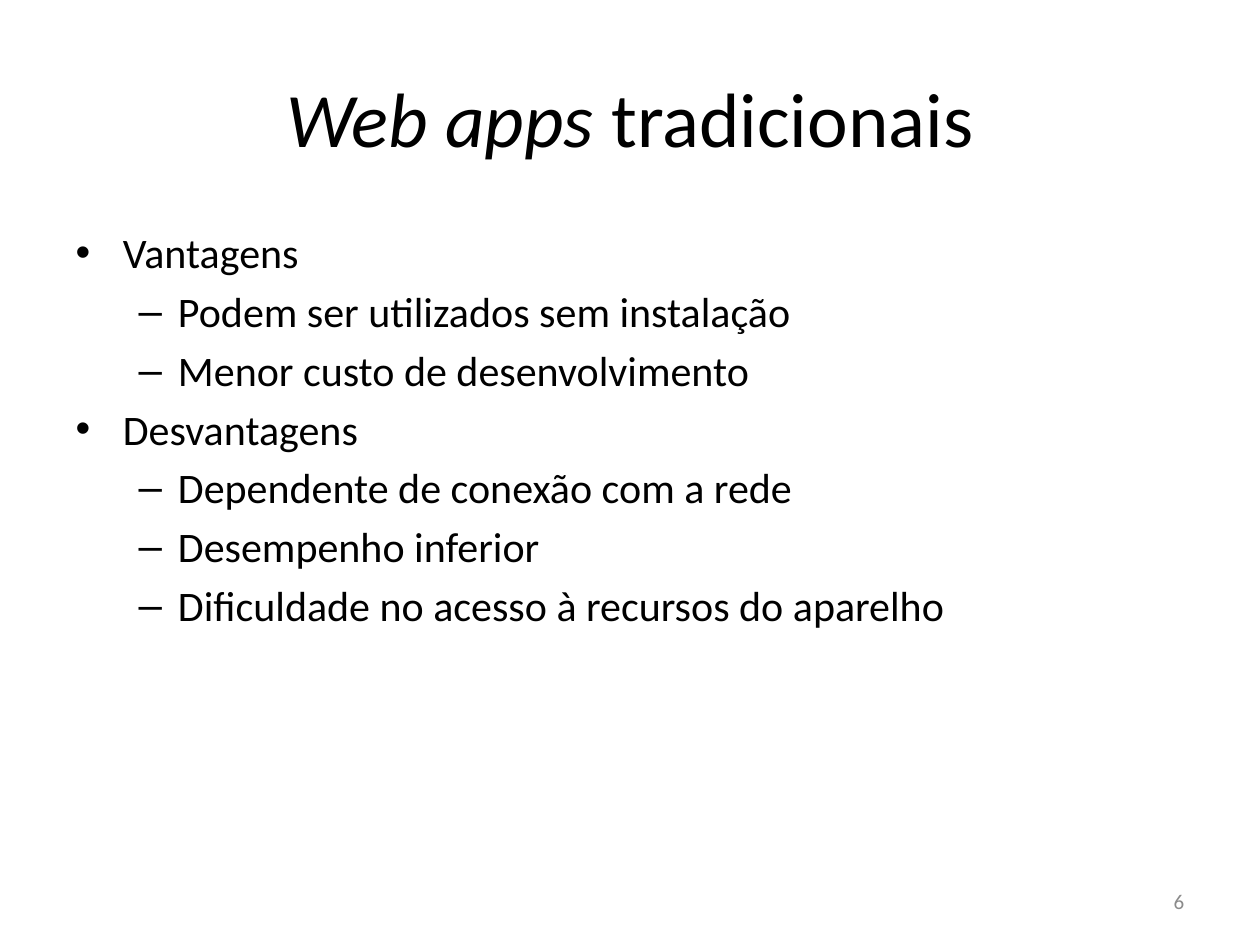
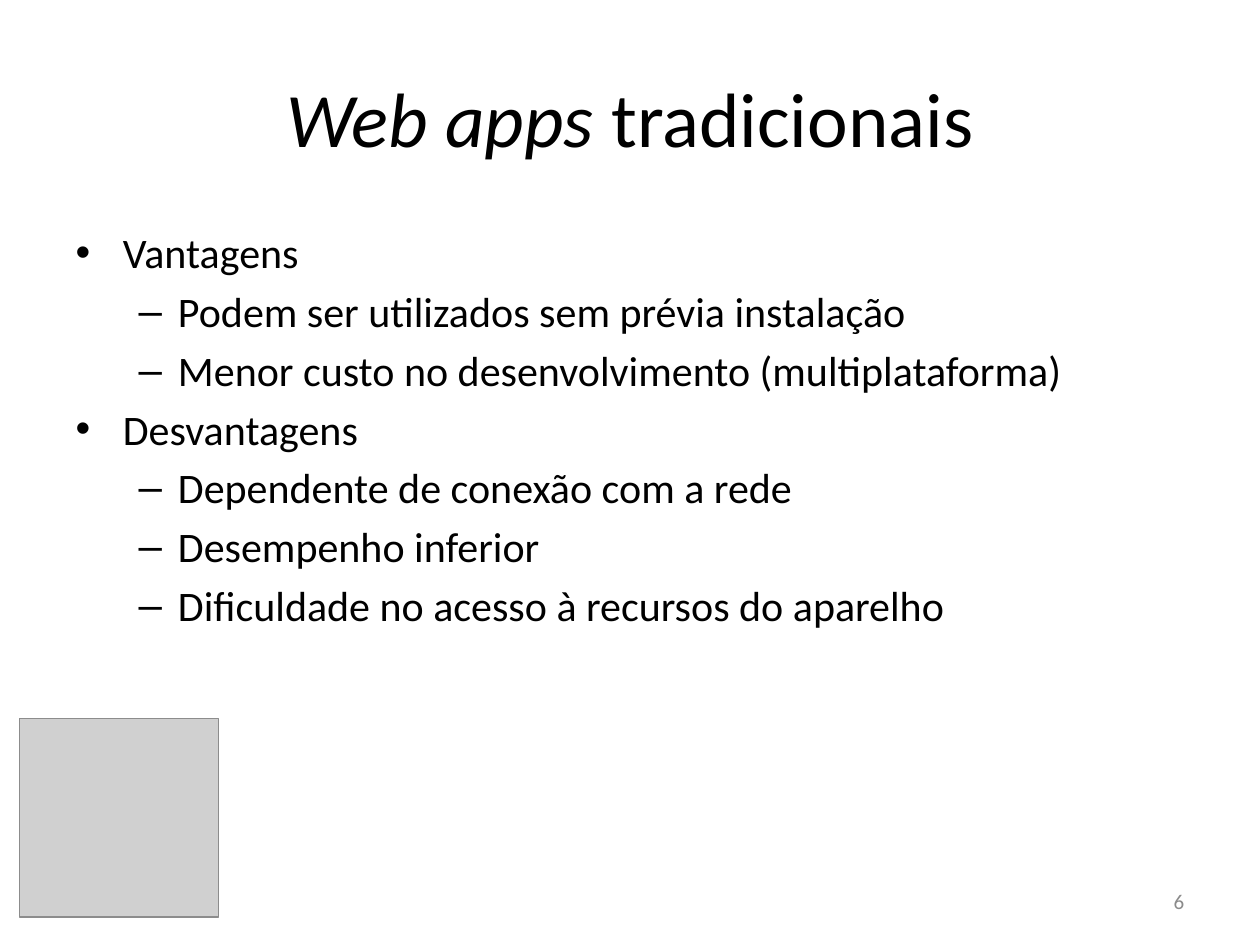
Before and after one commit to rfc410/tcc, a slide deck: slide 6 of apresentacao.pptx. Drawn at 1260x945 pixels with LibreOffice and Linux fonts; fonts in the diff are those of the drawing; grey boxes stand for pictures. Boxes give left, top, right and bottom in pixels: in the first picture for what was removed or moved away, otherwise in the second. Text is boxed around its words. In the diff, an @@ line names an element or a change of style, - is before the commit and + after.

```diff
--- a/apresentacao.pptx
+++ b/apresentacao.pptx
@@ text at (x1=178, y1=297, x2=1061, y2=393): text changed @@
-  – Podem ser utilizados sem instalação
-  – Menor custo de desenvolvimento
+  – Podem ser utilizados sem prévia instalação
+  – Menor custo no desenvolvimento (multiplataforma)
@@ picture added at (x1=20, y1=718, x2=218, y2=916) @@
```
Also in this commit, not shown: 12 other slides changed, 2 slides added, 4 slides removed.
